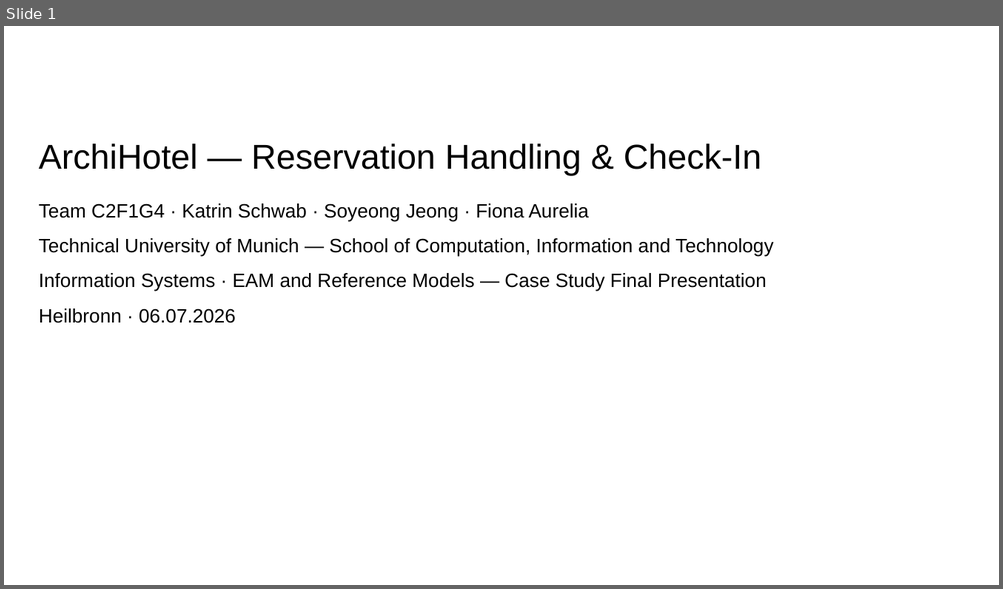
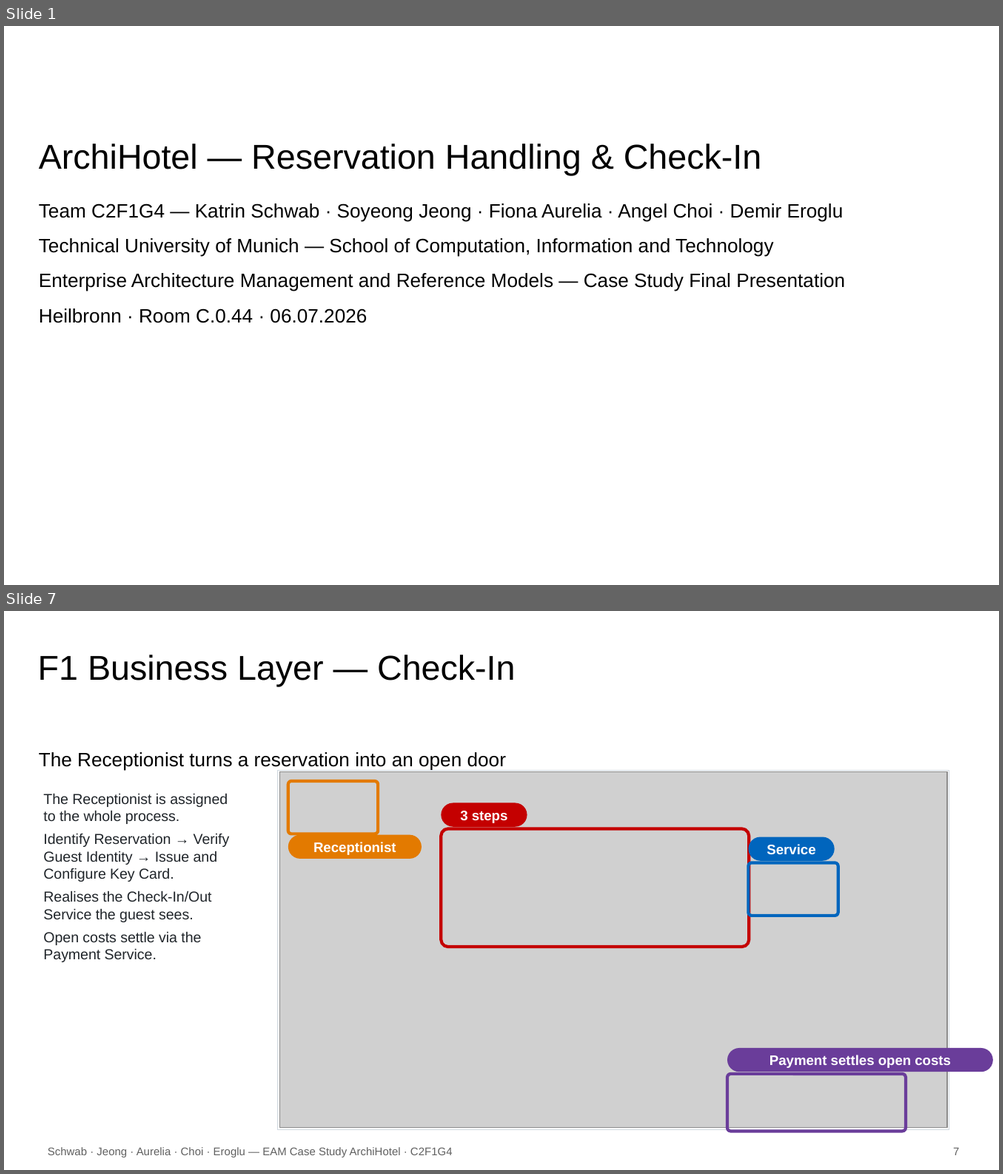
Before and after one commit to KatrinSchw/enterprise-architecture-model, a slide deck: slides/C2F1G4.pptx. Shown one above the other, each under a label of ours: slide 1 before the commit, slides 1 and 7 after it; the slides between them are not shown. The pictures are 1003x589 and 1003x1174 pixels, drawn with LibreOffice and Linux fonts; fonts in the diff are those of the drawing; grey boxes stand for pictures; background and template pictures are left out. Boxes give left, top, right and bottom in pixels: in the first picture for what was removed or moved away, otherwise in the second. Text is boxed around its words. In the diff, an @@ line names an element or a change of style, - is before the commit and + after.

```diff
--- a/slides/C2F1G4.pptx
+++ b/slides/C2F1G4.pptx
@@ slide 7 added at [4,611,999,1170], background #FFFFFF @@
@@ title added at [38,655,515,686], 25 pt, text #000000 @@
+F1 Business Layer — Check-In
@@ text added at [39,752,506,771], 14 pt, text #000000 @@
+The Receptionist turns a reservation into an open door
@@ rectangle added at [278,770,949,1130], fill #FFFFFF, outline #D0D8DF 0.5 pt @@
@@ picture added at [279,772,947,1128] @@
@@ rounded rectangle added at [288,781,378,834], outline #E37A00 2.25 pt @@
@@ text added at [43,793,230,963], 10.5 pt, text #20252A @@
+The Receptionist is assigned to the whole process.
+Identify Reservation → Verify Guest Identity → Issue and Configure Key Card.
+Realises the Check-In/Out Service the guest sees.
+Open costs settle via the Payment Service.
@@ rounded rectangle added at [441,803,526,827], fill #C40000, 10 pt, text #FFFFFF, bold @@
+3 steps
@@ rounded rectangle added at [441,829,748,947], outline #C40000 2.25 pt @@
@@ rounded rectangle added at [288,834,421,859], fill #E37A00, 10 pt, text #FFFFFF, bold @@
+Receptionist
@@ rounded rectangle added at [748,837,834,860], fill #0065BD, 10 pt, text #FFFFFF, bold @@
+Service
@@ rounded rectangle added at [748,863,837,915], outline #0065BD 2.25 pt @@
@@ rounded rectangle added at [727,1048,993,1073], fill #6A3D9A, 10 pt, text #FFFFFF, bold @@
+Payment settles open costs
@@ rounded rectangle added at [727,1074,905,1132], outline #6A3D9A 2.25 pt @@
@@ text added at [48,1147,452,1158], 8 pt, text #606060 @@
+Schwab · Jeong · Aurelia · Choi · Eroglu — EAM Case Study ArchiHotel · C2F1G4
@@ text added at [953,1147,959,1156], 8 pt, text #606060 @@
+7
@@ slide 1 changed as well @@
@@ text at [39,204,843,222]: text changed @@
-Team C2F1G4 · Katrin Schwab · Soyeong Jeong · Fiona Aurelia
+Team C2F1G4 — Katrin Schwab · Soyeong Jeong · Fiona Aurelia · Angel Choi · Demir Eroglu
@@ text at [39,273,845,323]: text changed @@
-Information Systems · EAM and Reference Models — Case Study Final Presentation
-Heilbronn · 06.07.2026
+Enterprise Architecture Management and Reference Models — Case Study Final Presentation
+Heilbronn · Room C.0.44 · 06.07.2026
```
Also in this commit, not shown: 13 other slides added, 8 slides removed, 5 other files.
